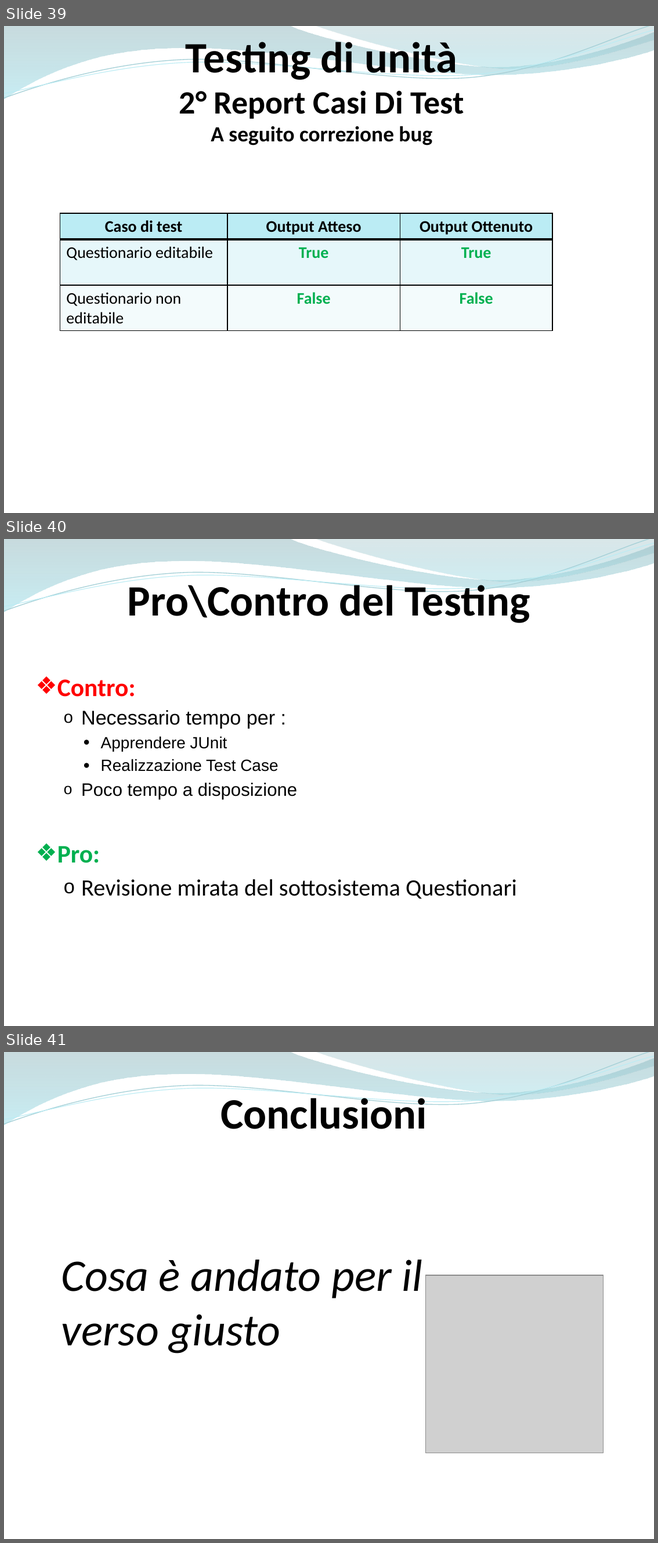
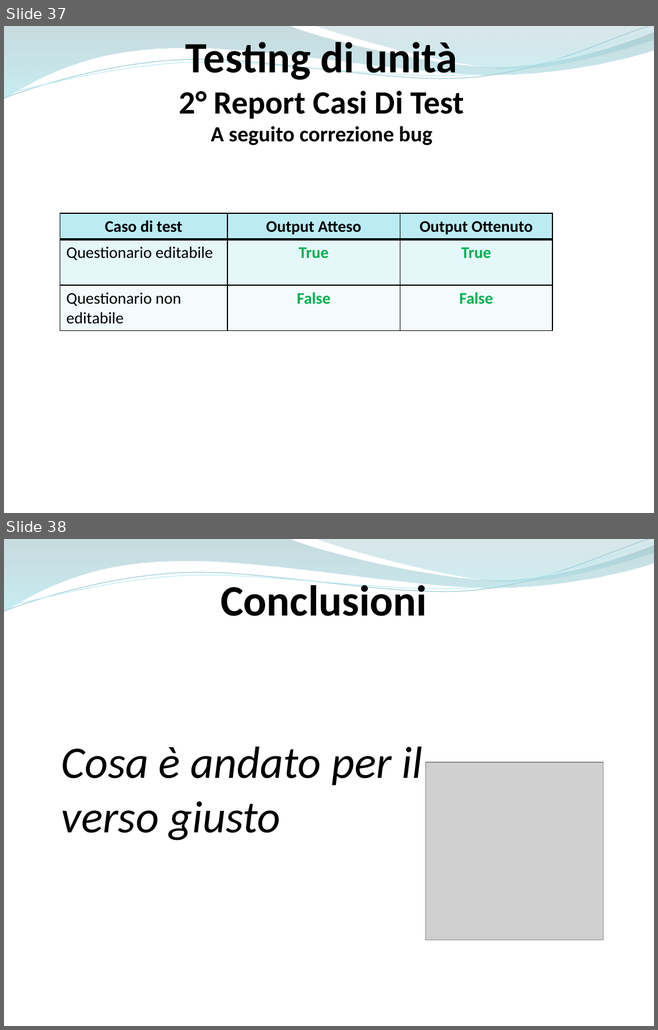
Before and after one commit to ammirate/at-silo, a slide deck: Presentazione/Atsilo3/Atsilo_H_PresentazioneFinale.pptx. Shown one above the other, each under a label of ours: slides 39, 40 and 41 before the commit, slides 37 and 38 after it. The pictures are 658x1543 and 658x1030 pixels, drawn with LibreOffice and Linux fonts; fonts in the diff are those of the drawing; grey boxes stand for pictures. Boxes give left, top, right and bottom in pixels: in the first picture for what was removed or moved away, otherwise in the second. Text is boxed around its words. In the diff, an @@ line names an element or a change of style, - is before the commit and + after.

```diff
--- a/Presentazione/Atsilo3/Atsilo_H_PresentazioneFinale.pptx
+++ b/Presentazione/Atsilo3/Atsilo_H_PresentazioneFinale.pptx
@@ slide 40 removed at (4, 539, 654, 1026), background #FFFFFF; not listed: 4 template elements that a slide beside it also shows @@
@@ text removed at (128, 580, 529, 623) @@
-Pro\Contro del Testing
@@ text removed at (57, 679, 517, 899) @@
-❖ Contro:
-  o Necessario tempo per :
-    ● Apprendere JUnit
-    ● Realizzazione Test Case
-  o Poco tempo a disposizione
-❖ Pro:
-  o Revisione mirata del sottosistema Questionari
@@ what was slide 39 is now slide 37 @@
@@ what was slide 41 is now slide 38 @@
```
Also in this commit, not shown: 3 slides changed, 1 slide added, 2 other slides removed, 1 other file.
